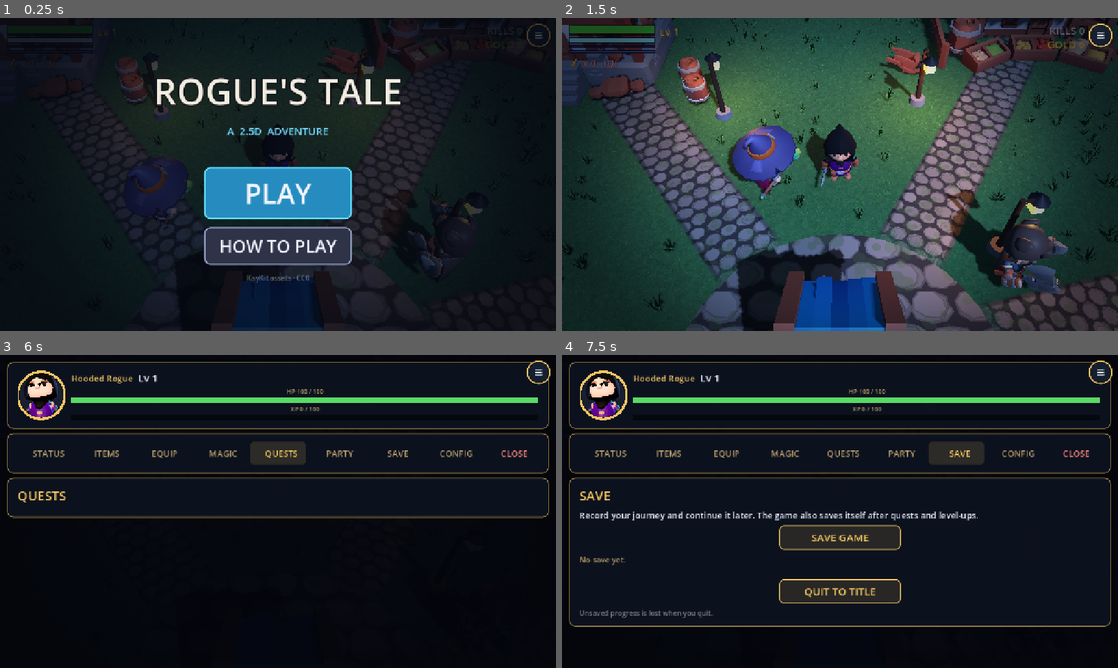
Above: before the commit, frames 1-4 (two rows, left to right).
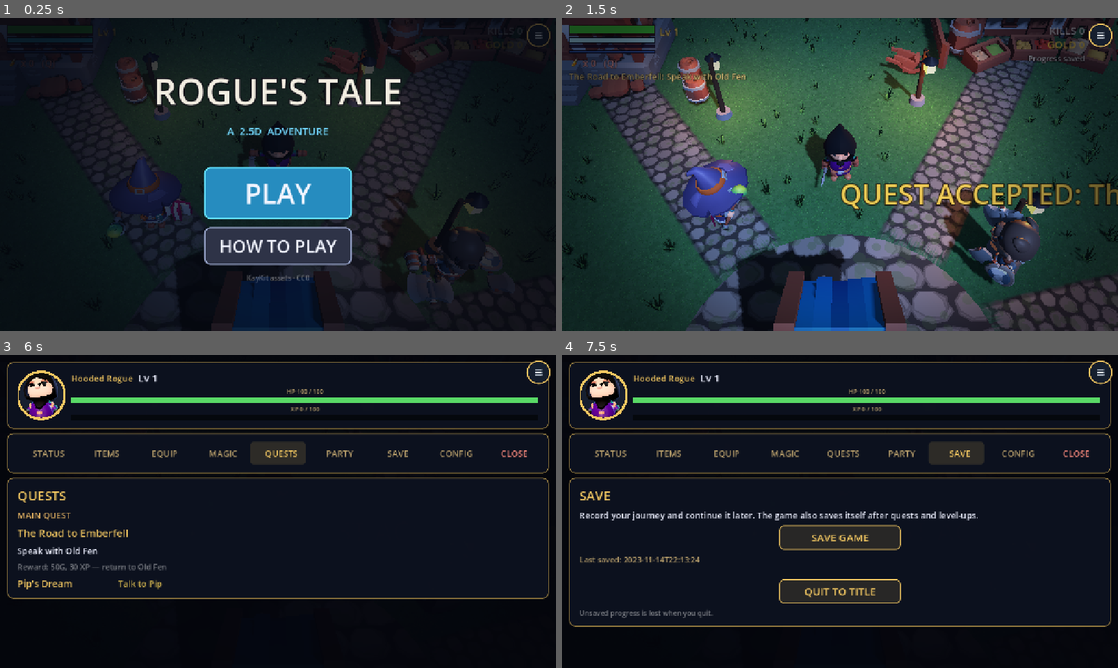
Above: after the commit, the same moments.

Repository: OuterHeavenX/godot-2.5D-rpg
Game: Godot game, scene res://src/world/main.tscn
Same seed, same stepped clock (60 frames per second), same inputs: the game is played once before the commit and once after it. Sound files missing from this copy of the repository are replaced by a short silence.
Inputs (mouse positions are in pixels of both pictures, inside the frame that each line leads up to):
- Up to frame 1 (0.25 s): no input
- Up to frame 2 (1.5 s): click "PLAY" at 0.5 s; click (1079, 39) at 1.25 s, where only the run after the commit has a clickable "SKIP"
- Up to frame 3 (6 s): drag from (539, 373) to (333, 442) at 2.02 s; click "STATUS" at 2.75 s; click "ITEMS" at 3.5 s; click "EQUIP" at 4.25 s; click "MAGIC" at 5 s; click "QUESTS" at 5.75 s
- Up to frame 4 (7.5 s): click "PARTY" at 6.5 s; click "SAVE" at 7.25 s

The runs differ from the first frame. In frame 1, 1.4% of the frame differs, in the area x 19-90%, y 32-92%; in frame 2, 8.2%, in the area x 1-100%, y 12-88%; in frame 3, 2.5%; in frame 4, 0.2%.
Error before the commit: Parse Error: Identifier "_boss_slain" not declared in the current scope. (res://src/quest/quest_manager.gd:30)

Commit message:
Fix startup crash in web build: quest manager referenced renamed _boss_slain
reset() still cleared the old _boss_slain flag after the party commit
renamed it to _bosses_slain. The parse error kept the QuestMan autoload
from loading, and the engine trapped at startup on the web
("call_indirect to a signature that does not match" on Safari,
"null function or function signature mismatch" on Chrome).

Verified with Godot 4.7.2 headless: import clean, 300 frames without
script errors, and the exported web build boots to the title screen in
headless Chromium. The unfixed main reproduces the trap.

CI now boots the game headless before exporting and fails on any script
error, so a broken build can no longer reach GitHub Pages.

Co-Authored-By: Claude Fable 5.1 <noreply@anthropic.com>
Claude-Session: https://claude.ai/code/session_01U8cKSdXXyMcA8tUHj2Ri7c

Diff:
--- a/src/quest/quest_manager.gd
+++ b/src/quest/quest_manager.gd
@@ -27,7 +27,7 @@
 	for qid in QuestDB.quest_ids():
 		_states[qid] = {"state": QuestDB.State.LOCKED, "kills_at_accept": 0}
 	_talked_to.clear()
-	_boss_slain = false
+	_bosses_slain.clear()
 	quests_changed.emit()
 
 ## Re-find the player, skeleton manager, HUD and boss. Called once at
Not shown, added: src/audio/sfx/cast.wav.import
Not shown, added: src/audio/sfx/heal.wav.import
Binary file added: src/enemy/Skeleton_Warrior_skeleton_texture.png
Not shown, added: src/enemy/Skeleton_Warrior_skeleton_texture.png.import
Binary file added: src/npc/Barbarian_barbarian_texture.png
Not shown, added: src/npc/Barbarian_barbarian_texture.png.import
Binary file added: src/npc/Knight_knight_texture.png
Not shown, added: src/npc/Knight_knight_texture.png.import
Binary file added: src/npc/Mage_mage_texture.png
Not shown, added: src/npc/Mage_mage_texture.png.import
Binary file added: src/npc/Rogue_rogue_texture.png
Not shown, added: src/npc/Rogue_rogue_texture.png.import
(and 2 more such lines)
